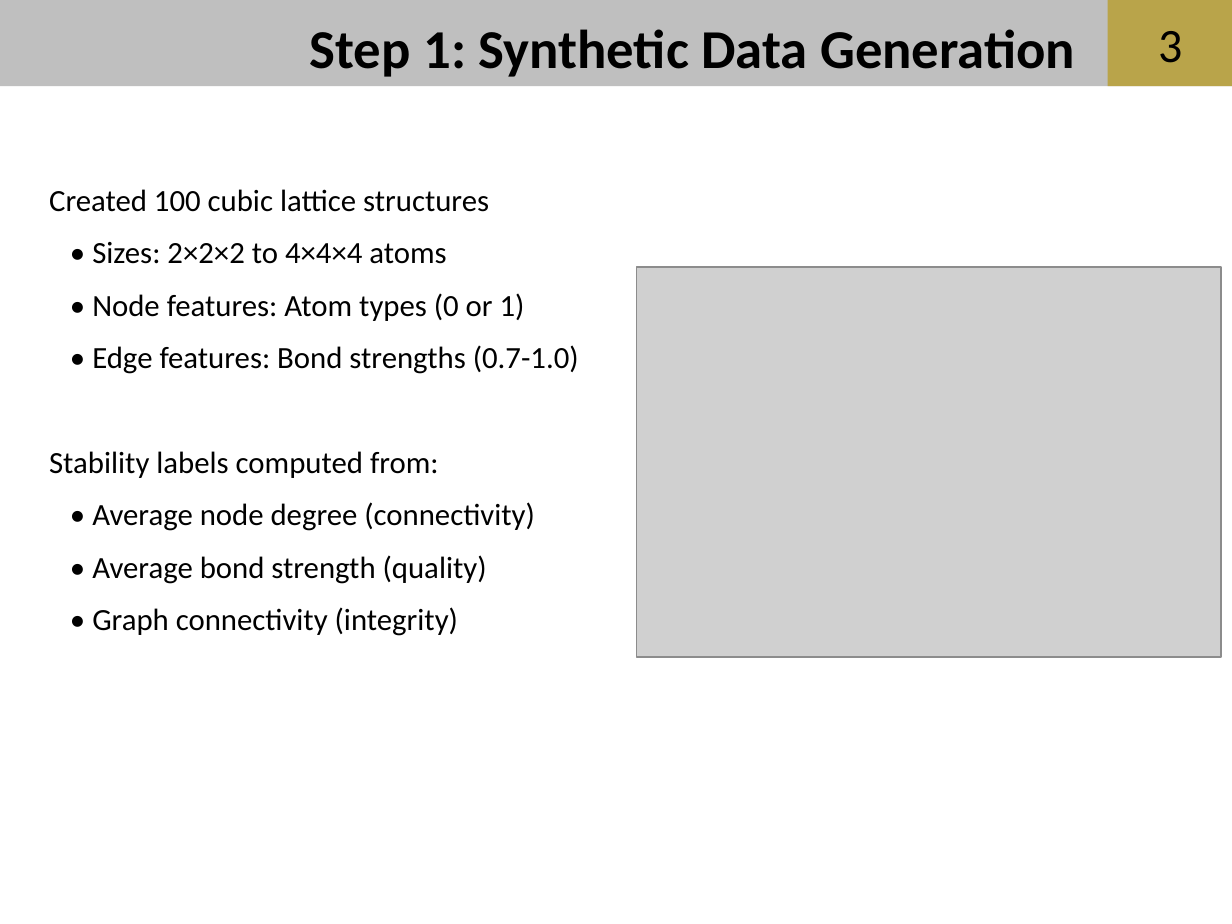
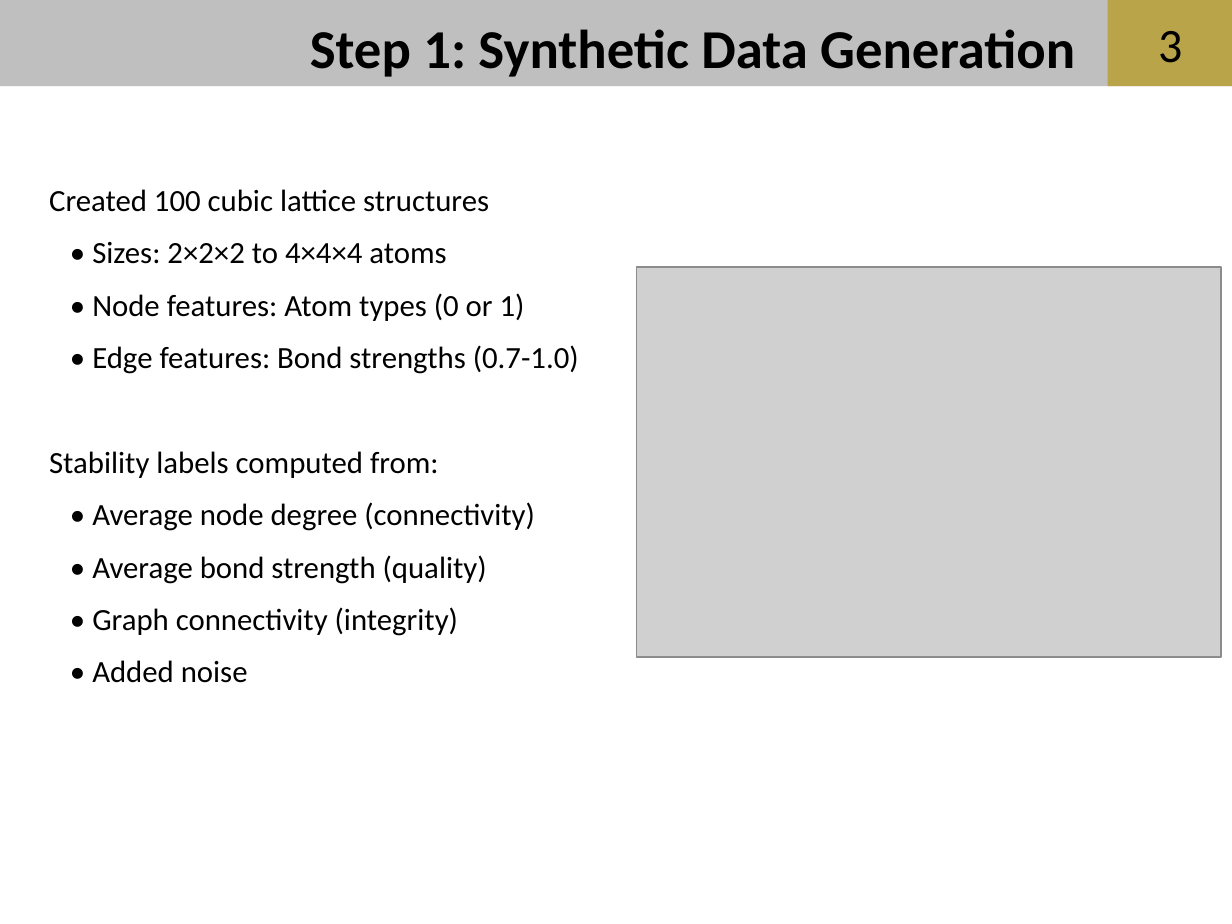
Before and after one commit to aadams2006/NSF-REU-Summer-26, a slide deck: slide 3 of powerpoints/6-2 REU - Copy.pptx. Drawn at 1232x924 pixels with LibreOffice and Linux fonts; fonts in the diff are those of the drawing; grey boxes stand for pictures; background and template pictures are left out. Boxes give left, top, right and bottom in pixels: in the first picture for what was removed or moved away, otherwise in the second. Text is boxed around its words. In the diff, an @@ line names an element or a change of style, - is before the commit and + after.

```diff
--- a/powerpoints/6-2 REU - Copy.pptx
+++ b/powerpoints/6-2 REU - Copy.pptx
@@ text at (x1=92, y1=660, x2=248, y2=683): paragraph added @@
+• Added noise
```
Also in this commit, not shown: 1 other slide changed.
